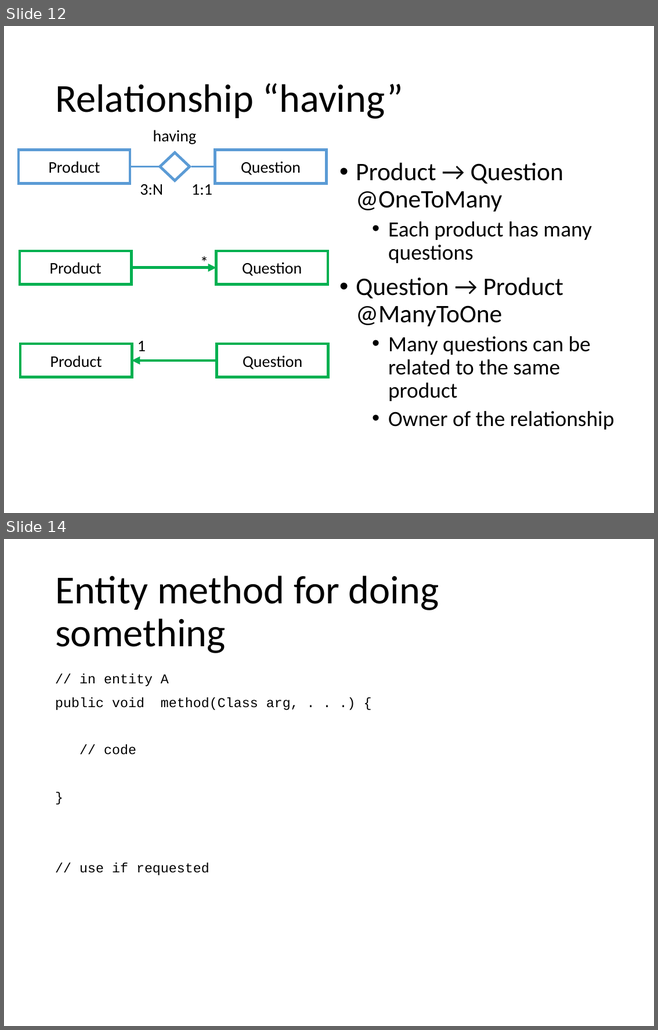
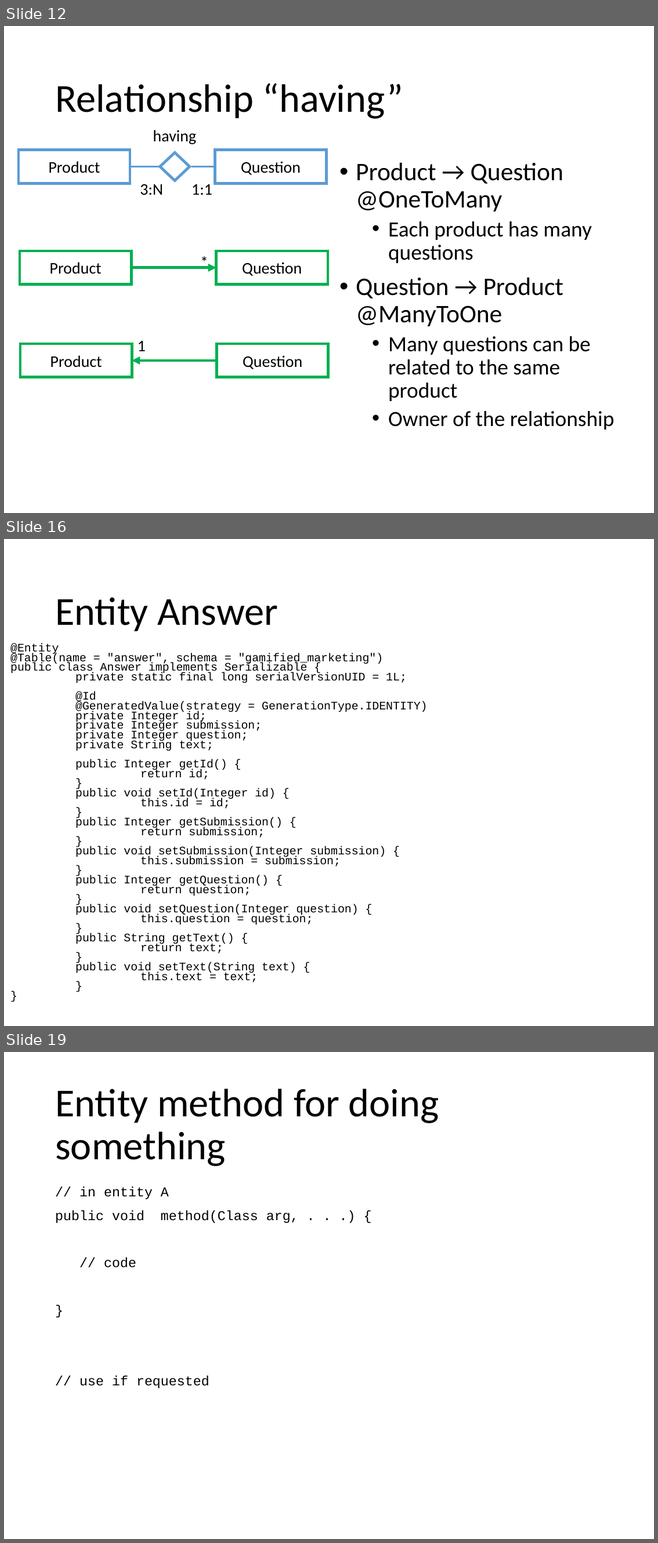
Before and after one commit to Danielededo/Gamified-marketing-application-DB2, a slide deck: Documentation/Presentation.pptx. Shown one above the other, each under a label of ours: slides 12 and 14 before the commit, slides 12, 16 and 19 after it; the slides between them are not shown. The pictures are 658x1030 and 658x1543 pixels, drawn with LibreOffice and Linux fonts; fonts in the diff are those of the drawing. Boxes give left, top, right and bottom in pixels: in the first picture for what was removed or moved away, otherwise in the second. Text is boxed around its words. In the diff, an @@ line names an element or a change of style, - is before the commit and + after.

```diff
--- a/Documentation/Presentation.pptx
+++ b/Documentation/Presentation.pptx
@@ slide 16 added at [4, 539, 654, 1026], background #FFFFFF @@
@@ title added at [55, 597, 278, 631], 44 pt, text #000000 @@
+Entity Answer
@@ text added at [10, 643, 427, 983], 12.8 pt, text #000000 @@
+@Entity
+@Table(name = "answer", schema = "gamified_marketing")
+public class Answer implements Serializable {
+private static final long serialVersionUID = 1L;
+@Id
+@GeneratedValue(strategy = GenerationType.IDENTITY)
+private Integer id;
+private Integer submission;
+private Integer question;
+private String text;
+public Integer getId() {
+return id;
+}
+public void setId(Integer id) {
+this.id = id;
+}
+public Integer getSubmission() {
+return submission;
+}
+public void setSubmission(Integer submission) {
+this.submission = submission;
+}
+public Integer getQuestion() {
+return question;
+}
+public void setQuestion(Integer question) {
+this.question = question;
+}
+public String getText() {
+return text;
+}
+public void setText(String text) {
+this.text = text;
+}
+}
@@ what was slide 14 is now slide 19 @@
```
Also in this commit, not shown: 3 slides changed, 4 other slides added.
